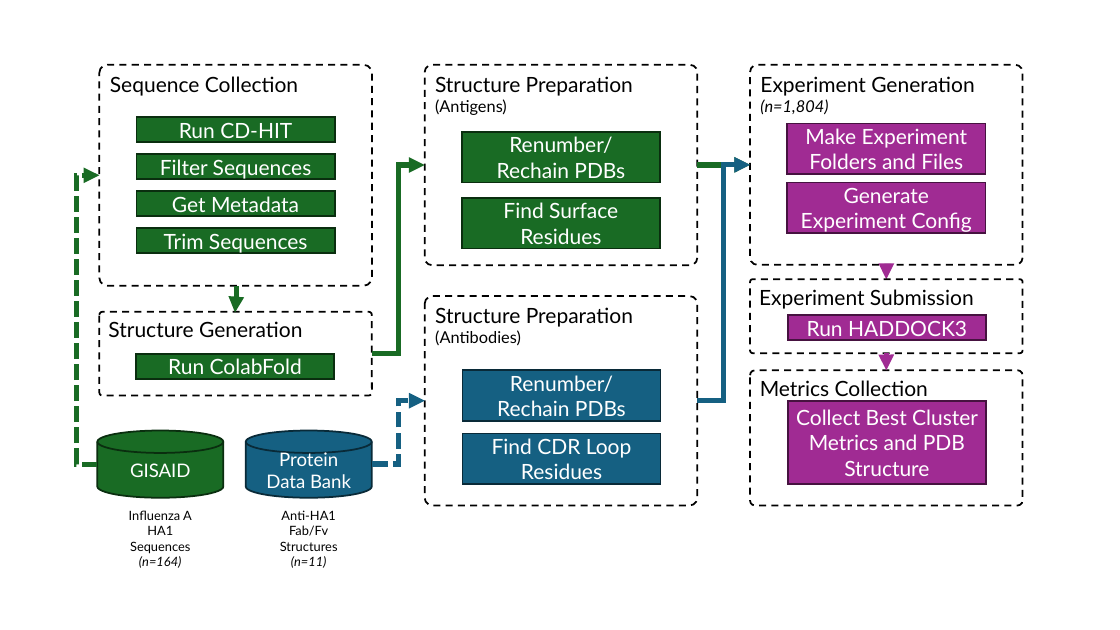
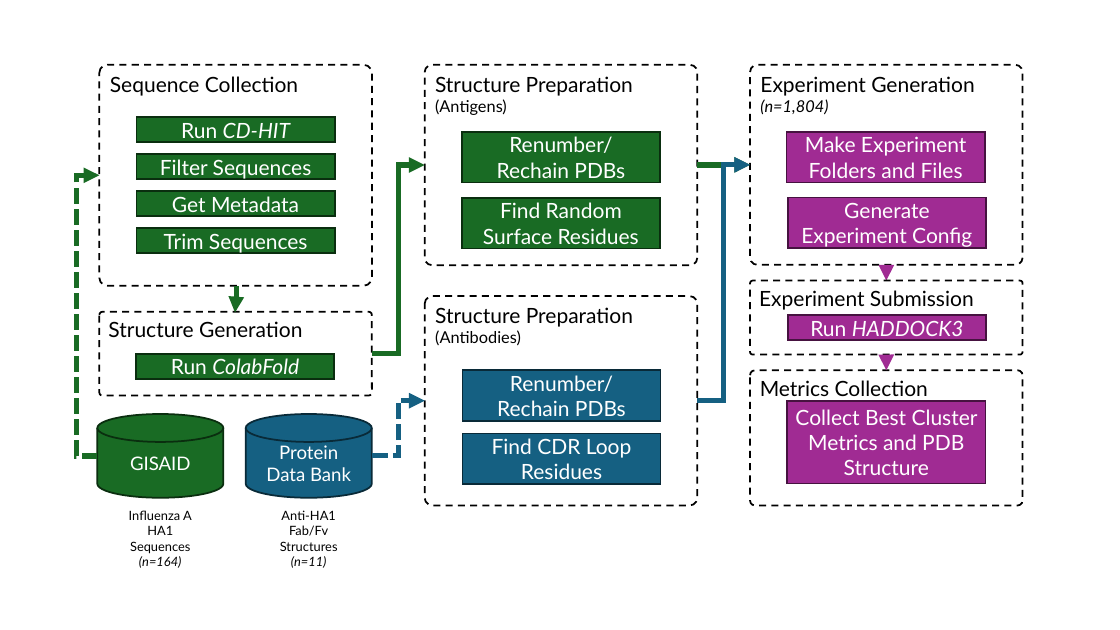
Before and after one commit to colbyford/Influenza_H5-Antibody_Predictions, a slide deck: slide 1 of figures/Workflow.pptx. Drawn at 1120x630 pixels with LibreOffice and Linux fonts; fonts in the diff are those of the drawing. Boxes give left, top, right and bottom in pixels: in the first picture for what was removed or moved away, otherwise in the second. Text is boxed around its words. In the diff, an @@ line names an element or a change of style, - is before the commit and + after.

```diff
--- a/figures/Workflow.pptx
+++ b/figures/Workflow.pptx
@@ rectangle "Run CD-HIT" at <box>137,117,335,142</box>: italic on in "CD-HIT" @@
@@ rectangle "Make Experiment Folders and Files": place and size @@
-rectangle "Make Experiment Folders and Files" at <box>787,124,986,174</box>
+rectangle "Make Experiment Folders and Files" at <box>787,132,986,182</box>
@@ elbow arrow moved from (97, 465) - (99, 176) to (97, 456) - (99, 176) @@
@@ text in rectangle at <box>483,202,639,244</box>: text changed @@
-Find Surface Residues
+Find Random Surface Residues
@@ rectangle "Generate Experiment Config": place and size @@
-rectangle "Generate Experiment Config" at <box>787,182,986,233</box>
+rectangle "Generate Experiment Config" at <box>788,197,986,248</box>
@@ elbow arrow (886, 265) - (886, 281): route changed @@
@@ rectangle "Run HADDOCK3" at <box>788,315,986,340</box>: italic on in "HADDOCK3" @@
@@ rectangle "Run ColabFold" at <box>136,354,334,379</box>: italic on in "ColabFold" @@
@@ cylinder "GISAID": place and size @@
-cylinder "GISAID" at <box>97,431,223,498</box>
+cylinder "GISAID" at <box>97,414,223,498</box>
@@ cylinder "Protein": place and size @@
-cylinder "Protein" at <box>246,431,372,498</box>
+cylinder "Protein" at <box>246,414,372,498</box>
@@ elbow arrow moved from (372, 465) - (425, 401) to (372, 456) - (425, 401) @@
```
Also in this commit, not shown: 1 other slide changed.
